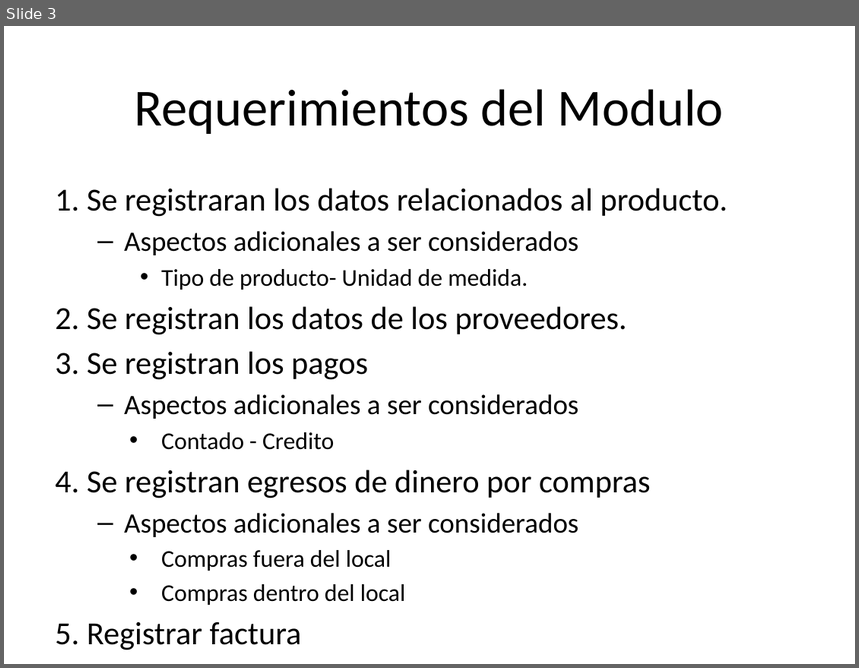
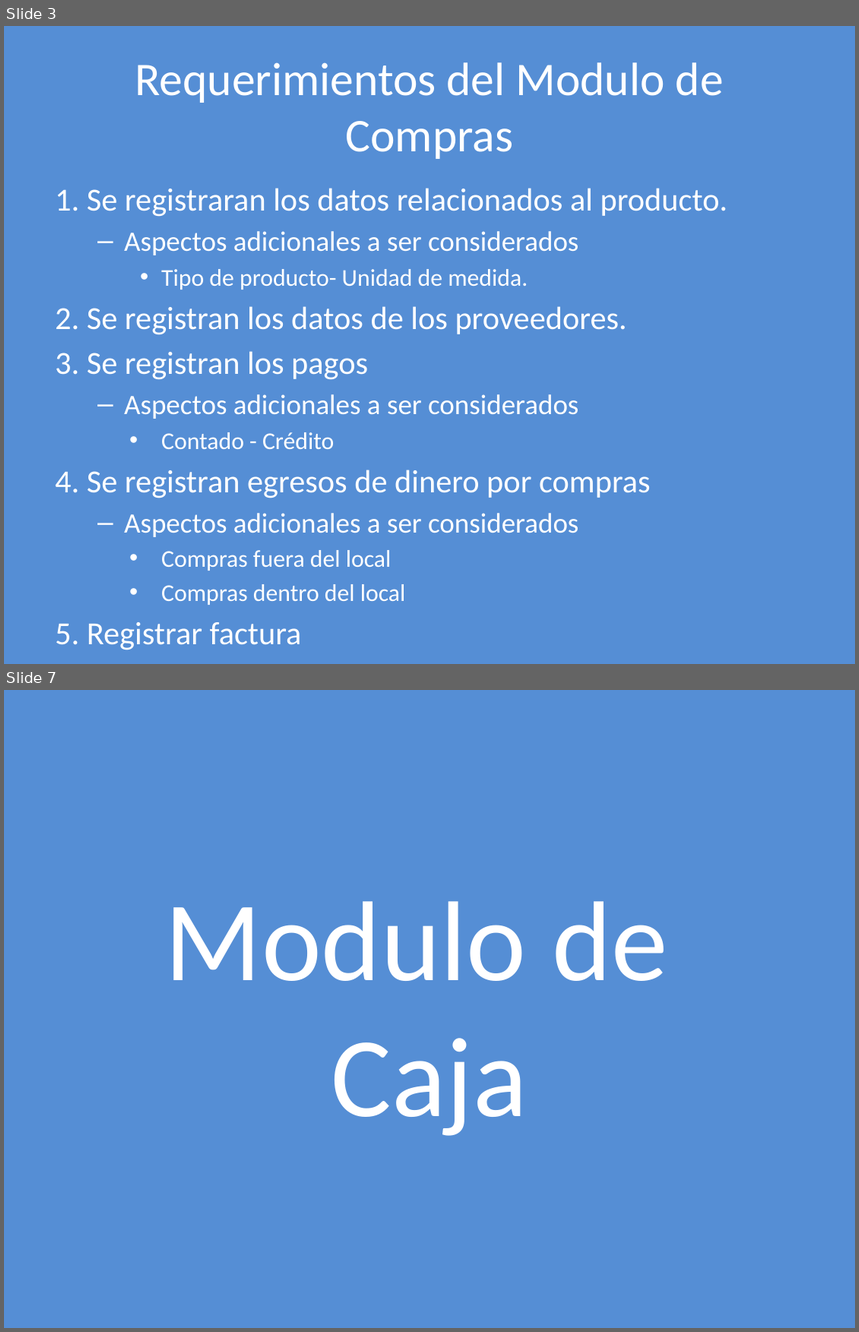
Before and after one commit to igodeveloper/infocomedor, a slide deck: presentacion/fede/presentacion fede.pptx. Shown one above the other, each under a label of ours: slide 3 before the commit, slides 3 and 7 after it; the slides between them are not shown. The pictures are 859x668 and 859x1332 pixels, drawn with LibreOffice and Linux fonts; fonts in the diff are those of the drawing. Boxes give left, top, right and bottom in pixels: in the first picture for what was removed or moved away, otherwise in the second. Text is boxed around its words. In the diff, an @@ line names an element or a change of style, - is before the commit and + after.

```diff
--- a/presentacion/fede/presentacion fede.pptx
+++ b/presentacion/fede/presentacion fede.pptx
@@ slide 7 added at [4, 690, 855, 1328], background #558ED5 @@
@@ title added at [165, 901, 668, 1136], 96 pt, text #FFFFFF @@
+Modulo de
+Caja
@@ slide 3 changed as well @@
@@ background #FFFFFF to #558ED5 @@
@@ title at [135, 62, 724, 159]: text changed; size 44 to 39.6 pt; text colour #000000 to #FFFFFF @@
-Requerimientos del Modulo
+Requerimientos del Modulo de Compras
@@ text at [55, 188, 728, 605]: text colour #000000 to #FFFFFF @@
@@ text at [161, 433, 334, 449]: text changed; text colour #000000 to #FFFFFF @@
-    • Contado - Credito
+    • Contado - Crédito
```
Also in this commit, not shown: 1 other slide changed, 6 other slides added, 2 slides removed, 5 other files.
